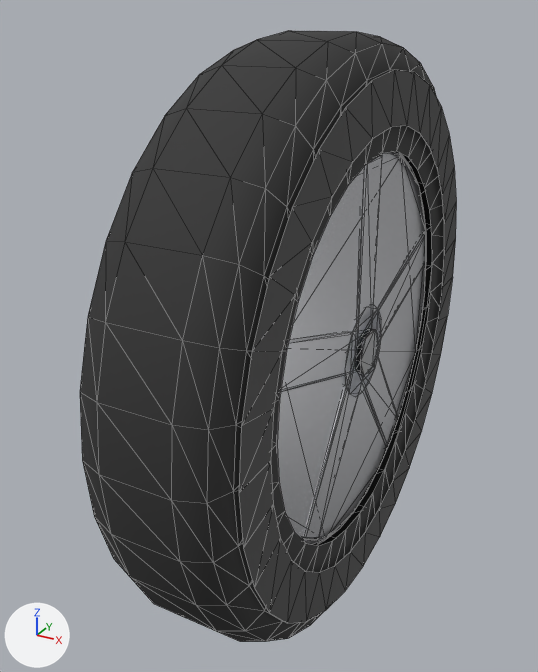
Two versions of the glTF model assets/vehicles/wheel_five.glb, one commit apart.
The view is the same before and after, from a 50 mm lens placed at (1.013, -2.165, 1.06), pointed at (-0.139, -0.07, 0.013). The axes (+X, +Y, +Z) are drawn at lower left. The lights are the same throughout. The first picture is the older version. Mesh edges are drawn as thin lines. Vertices at exactly the same position are counted once.

The scene before the commit, as lines of its bpy script (objects in view):
```python
me_wheel = bpy.data.meshes.new('wheel')
me_wheel.from_pydata(...)  # 944 vertices, 1652 faces; spans x -0.23..0.23, y -1.0..1.0, z -1.0..1.0
# faces by material slot: [448, 128, 124, 724, 108, 76, 44]
me_wheel.materials.append(mat_tyre)  # dark grey #303030
me_wheel.materials.append(mat_tyre_wall)  # dark grey #4b4b4b
me_wheel.materials.append(mat_liner)  # black #272727
me_wheel.materials.append(mat_rim)  # light grey #dadbdf
me_wheel.materials.append(mat_disc)  # grey #99999b
me_wheel.materials.append(mat_rim_dark)  # dark grey #505055
me_wheel.materials.append(mat_chrome)  # white #e1e2e5
ob_wheel = bpy.data.objects.new('wheel', me_wheel)
ob_wheel.location = (0.0, 0.0, 0.0)
```
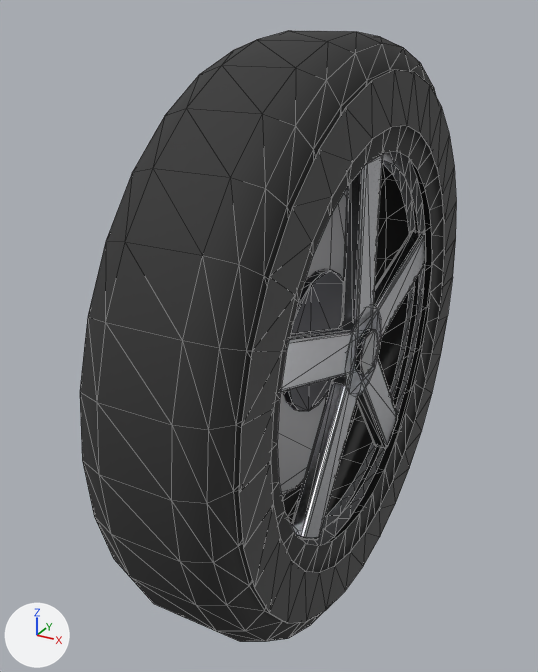
The change, as a list of edits to the scene's bpy script:
```text
Change me_wheel:
    used by ob_wheel; location = (0.0, 0.0, 0.0)
    remove me_wheel.from_pydata(...)  # 944 vertices, 1652 faces; spans x -0.23..0.23, y -1.0..1.0, z -1.0..1.0
    add me_wheel.from_pydata(...)  # 1008 vertices, 1656 faces; spans x -0.23..0.23, y -1.0..1.0, z -1.0..1.0
    me_wheel part 1: the loose piece of 64 vertices spanning x 0.15..0.19, y -0.7..0.7, z -0.7..0.7 is rebuilt with 64 vertices and now spans x 0.17, y -0.7..0.7, z -0.7..0.7
    me_wheel part 2: a new loose piece of 64 vertices spanning x 0.13, y -0.7..0.7, z -0.7..0.7, in mat_rim (light grey #dadbdf)
```

Location of each change, [x1, y1, x2, y2] in pixels of the pictures (538 x 672 px):
part 1 of me_wheel, rebuilt (9% narrower): before [277, 151, 426, 545]; after [290, 151, 425, 546]
part 2 of me_wheel, added: after [321, 160, 415, 529]
